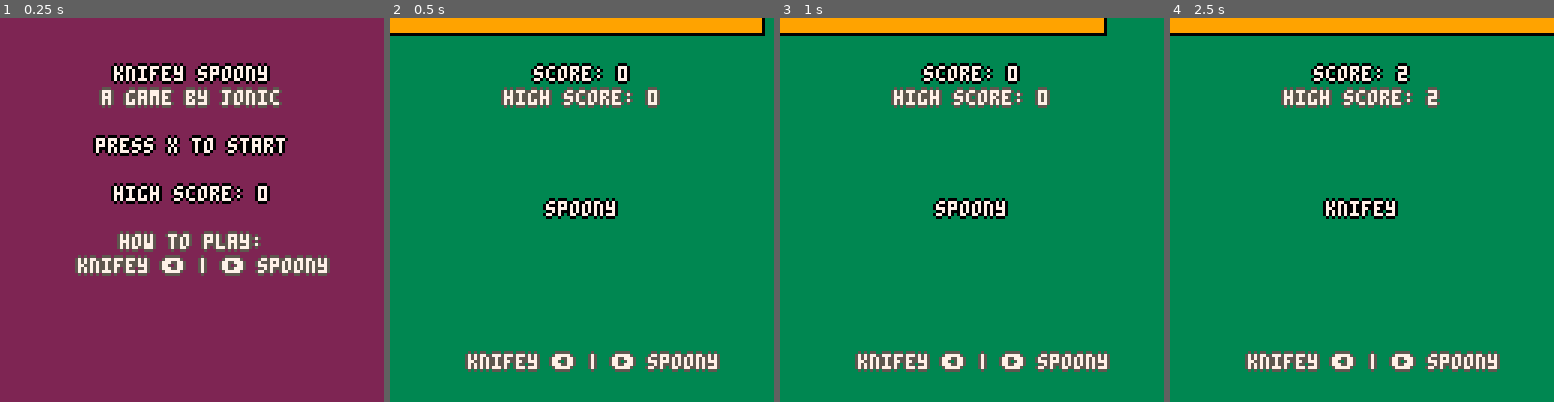
Above: before the commit, frames 1-4 (left to right).
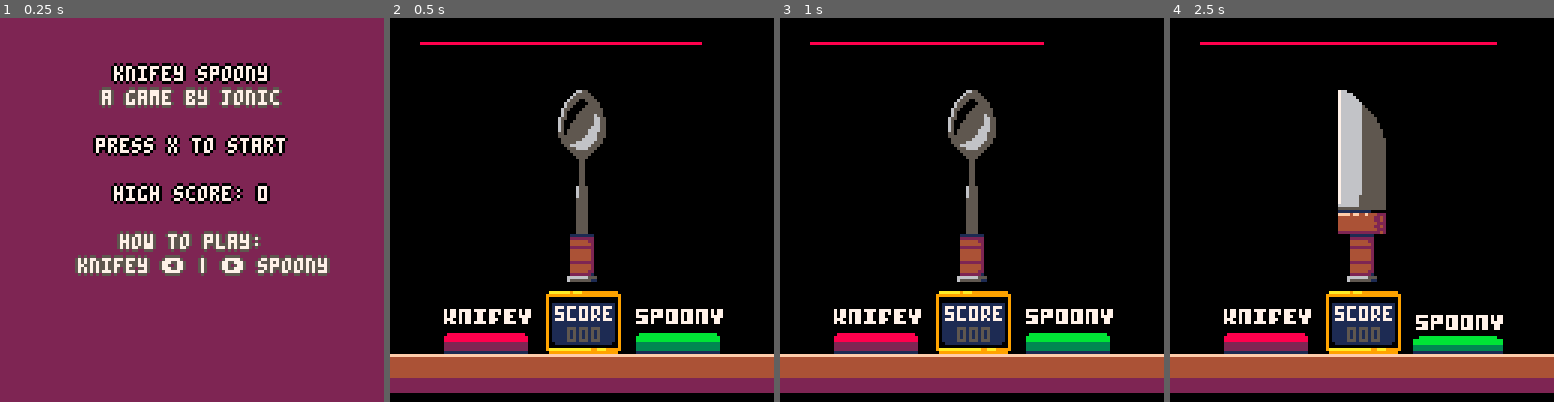
Above: after the commit, the same moments.

Repository: Jonic/knifey-spoony
Game: PICO-8 cartridge knifey-spoony.p8
Same seed, same stepped clock (60 frames per second), same inputs: the game is played once before the commit and once after it.
Inputs:
- Up to frame 1 (0.25 s): no input
- Up to frame 2 (0.5 s): tap X (X key) at 0.33 s
- Up to frame 3 (1 s): no input
- Up to frame 4 (2.5 s): tap X (X key) at 1.07, 1.85 s; hold Right 1.6-2.1 s; hold Right from 2.47 s (still down)

Frame 1 is identical in both runs. In frame 2, 98% of the frame differs, in the area x 0-100%, y 0-100%; in frame 3, 98%; in frame 4, 98%.

Commit message:
First pass at implementing graphics

Diff:
--- a/knifey-spoony.p8
+++ b/knifey-spoony.p8
@@ -21,6 +21,27 @@
 
 -->8
 -- helpers
+
+function draw_sprite(s)
+  i  = s.i
+  x  = s.x * 8
+  y  = s.y * 8
+  w  = s.w or 1
+  h  = s.h or 1
+  fx = s.fx or false
+  fy = s.fy or false
+  spr(i, x, y, w, h, fx, fy)
+end
+
+function draw_sprites(sprites)
+  for s in all(sprites) do
+    draw_sprite(s)
+  end
+end
+
+function rndint(min, max)
+  return flr(rnd(max)) + min
+end
 
 function table_has_key(table, key)
   return table[key] ~= nil
@@ -114,14 +135,101 @@
 
 function screen_playing()
   return {
-    current_utensil    = nil,
+    sprites = {
+      buttons = {
+        knifey = {
+          { i = 193, x = 2, y = 12, w = 4, h = 2 },
+          { i = 1,   x = 2, y = 12, w = 4, h = 2 },
+          { i = 161, x = 2, y = 12, w = 4, h = 2 },
+          { i = 1,   x = 2, y = 12, w = 4, h = 2 },
+          { i = 193, x = 2, y = 12, w = 4, h = 2 }
+        },
+        spoony = {
+          { i = 203, x = 10, y = 12, w = 4, h = 2 },
+          { i = 11,  x = 10, y = 12, w = 4, h = 2 },
+          { i = 171, x = 10, y = 12, w = 4, h = 2 },
+          { i = 11,  x = 10, y = 12, w = 4, h = 2 },
+          { i = 203, x = 10, y = 12, w = 4, h = 2 }
+        }
+      },
+      floor = {
+        { i = 224, x = 0, y = 14, w = 16, h = 2 }
+      },
+      frame = {
+        { i = 0,   x = 0,  y = 0 },
+        { i = 96,  x = 1,  y = 0 },
+        { i = 96,  x = 2,  y = 0 },
+        { i = 96,  x = 3,  y = 0 },
+        { i = 96,  x = 4,  y = 0 },
+        { i = 96,  x = 5,  y = 0 },
+        { i = 96,  x = 6,  y = 0 },
+        { i = 96,  x = 7,  y = 0 },
+        { i = 96,  x = 8,  y = 0 },
+        { i = 96,  x = 9,  y = 0 }
+      },
+      score = {
+        { i = 166, x = 6, y = 11, w = 4, h = 4 }
+      },
+      utensils = {
+        knifey = {
+          {
+            -- red knife
+            { i = 35,  x = 7, y = 3, w = 2, h = 8 },
+            { i = 114, x = 6, y = 8, w = 4, h = 1 }
+          },
+          {
+            -- thin knife
+            { i = 53, x = 6.5, y = 4, w = 1, h = 3 },
+            { i = 38, x = 7.5, y = 3, w = 1, h = 8 }
+          },
+          {
+            -- master sword
+            { i = 39, x = 7, y = 3, w = 2, h = 8 }
+          }
+        },
+        spoony = {
+          {
+            { i = 33,  x = 7, y = 3, w = 1, h = 8 },
+            { i = 34,  x = 8, y = 3, w = 1, h = 4 },
+            { i = 130, x = 8, y = 9, w = 1, h = 2 }
+          },
+          {
+            { i = 43, x = 7, y = 3, w = 2, h = 8 }
+          },
+          {
+            { i = 45, x = 7, y = 3, w = 2, h = 8 }
+          }
+        }
+      }
+    },
+
+    button_animations_defaults = {
+      knifey = {
+        animating = false,
+        frame     = 1
+      },
+      spoony = {
+        animating = false,
+        frame     = 1
+      },
+    },
+
+    button_animations  = {},
     round_timeout      = 0,
     timeout            = 0,
     timeout_minimum    = 20,
     timeout_multiplier = 0.95,
+    utensil            = nil,
+
+    animate_button = function(self, button)
+      self.button_animations[button].animating = true
+    end,
 
     choose_utensil = function(self)
-      self.current_utensil = rnd(1) > 0.5 and text.knifey or text.spoony
+      self.utensil         = rnd(1) > 0.5 and text.knifey or text.spoony
+      utensil_array        = self.sprites.utensils[self.utensil]
+      self.utensil_index   = rndint(1, #utensil_array)
+      self.utensil_sprites = utensil_array[self.utensil_index]
     end,
 
     decrease_timeout = function(self)
@@ -129,8 +237,49 @@
       self.timeout = mid(self.timeout_minimum, new_timeout, self.timeout)
     end,
 
+    draw_button = function(self, button)
+      button_animation = self.button_animations[button]
+      button_sprites   = self.sprites.buttons[button]
+
+      if (button_animation.animating) then
+        button_animation.frame += 1
+      end
+
+      draw_sprite(button_sprites[button_animation.frame])
+
+      if (button_animation.frame >= #button_sprites) then
+        button_animation.animating = false
+        button_animation.frame     = 1
+      end
+    end,
+
+    draw_buttons = function(self)
+      self:draw_button(text.knifey)
+      self:draw_button(text.spoony)
+    end,
+
+    draw_floor = function(self)
+      draw_sprites(self.sprites.floor)
+    end,
+
+    draw_frame = function(self)
+
+    end,
+
+    draw_timer = function(self)
+      rectfill(10, 8, self:timeout_width() - 20, 8, 8)
+    end,
+
+    draw_score = function(self)
+      draw_sprites(self.sprites.score)
+    end,
+
+    draw_utensil = function(self)
+      draw_sprites(self.utensil_sprites)
+    end,
+
     evaluate_input = function(self, choice)
-      if (choice == self.current_utensil) then
+      if (choice == self.utensil) then
         self:round_passed()
       else
         self:round_failed()
@@ -138,13 +287,30 @@
     end,
 
     get_input = function(self)
-      if (btnp(0)) self:evaluate_input(text.knifey)
-      if (btnp(1)) self:evaluate_input(text.spoony)
+      if (btnp(0)) then
+        self:animate_button(text.knifey)
+        self:evaluate_input(text.knifey)
+      end
+
+      if (btnp(1)) then
+        self:animate_button(text.spoony)
+        self:evaluate_input(text.spoony)
+      end
     end,
 
     new_round = function(self)
       self.round_timeout = self.timeout
       self:choose_utensil()
+    end,
+
+    reset_animations = function(self)
+      self.button_animations = self.button_animations_defaults
+    end,
+
+    reset_values = function(self)
+      self.timeout      = 120
+      high_score_beaten = false
+      score             = 0
     end,
 
     round_failed = function()
@@ -164,10 +330,8 @@
     end,
 
     _init = function(self)
-      high_score_beaten = false
-      score             = 0
-
-      self.timeout = 120
+      self:reset_animations()
+      self:reset_values()
       self:new_round()
     end,
 
@@ -182,18 +346,12 @@
     end,
 
     _draw = function(self)
-      high_score_text = text:get('high_score') .. high_score
-      score_text      = text:get('score') .. score
-
-      rectfill(0, 0, 128, 128, 3)
-
-      text:output(score_text, 16, 7, 0)
-      text:output(high_score_text, 24, 7, 5)
-      text:output(self.current_utensil, 61, 7, 0)
-      text:show('instructions', 112, 7, 5)
-
-      rectfill(0, 0, self:timeout_width() + 1, 5, 0)
-      rectfill(0, 0, self:timeout_width(), 4, 9)
+      self:draw_frame()
+      self:draw_timer()
+      self:draw_utensil()
+      self:draw_score()
+      self:draw_buttons()
+      self:draw_floor()
     end
   }
 end
Not shown, changed: 78 lines of the sprite sheet (__gfx__) section of knifey-spoony.p8
Not shown, changed: knifey-spoony.p8.png
